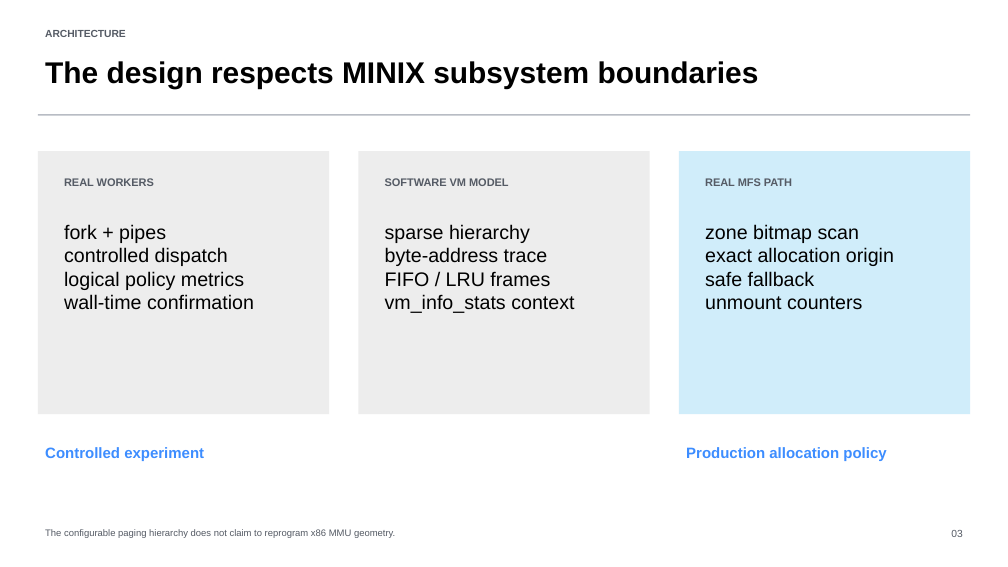
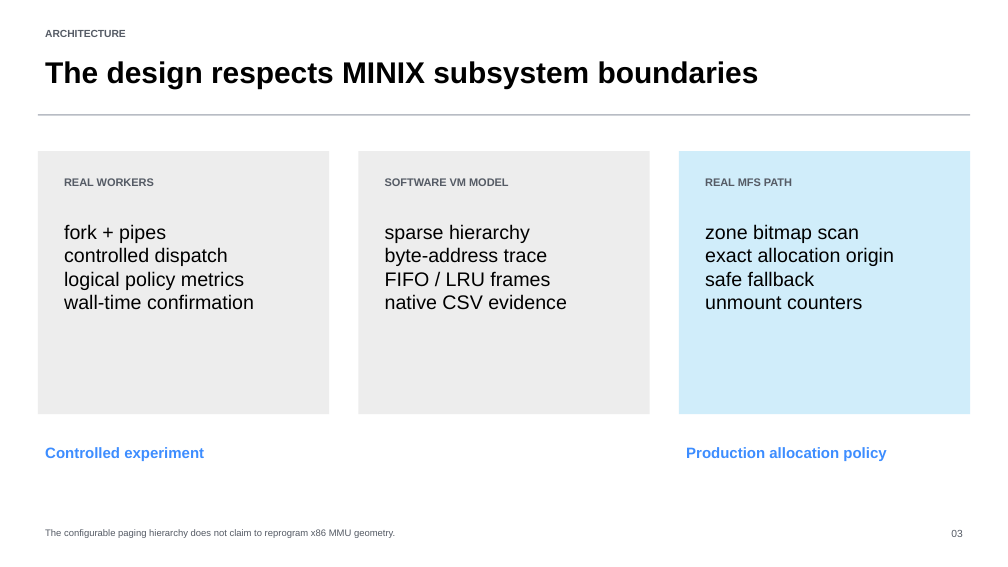
Before and after one commit to Rodina761/CSE335-MINIX-Project, a slide deck: slide 3 of project-deliverables/CSE335_MINIX_Project_Presentation.pptx. Drawn at 1008x567 pixels with LibreOffice and Linux fonts; fonts in the diff are those of the drawing. Boxes give left, top, right and bottom in pixels: in the first picture for what was removed or moved away, otherwise in the second. Text is boxed around its words. In the diff, an @@ line names an element or a change of style, - is before the commit and + after.

```diff
--- a/project-deliverables/CSE335_MINIX_Project_Presentation.pptx
+++ b/project-deliverables/CSE335_MINIX_Project_Presentation.pptx
@@ text at box(385, 294, 567, 310): text changed @@
-vm_info_stats context
+native CSV evidence
```
Also in this commit, not shown: 5 other slides changed, 7 other files.
